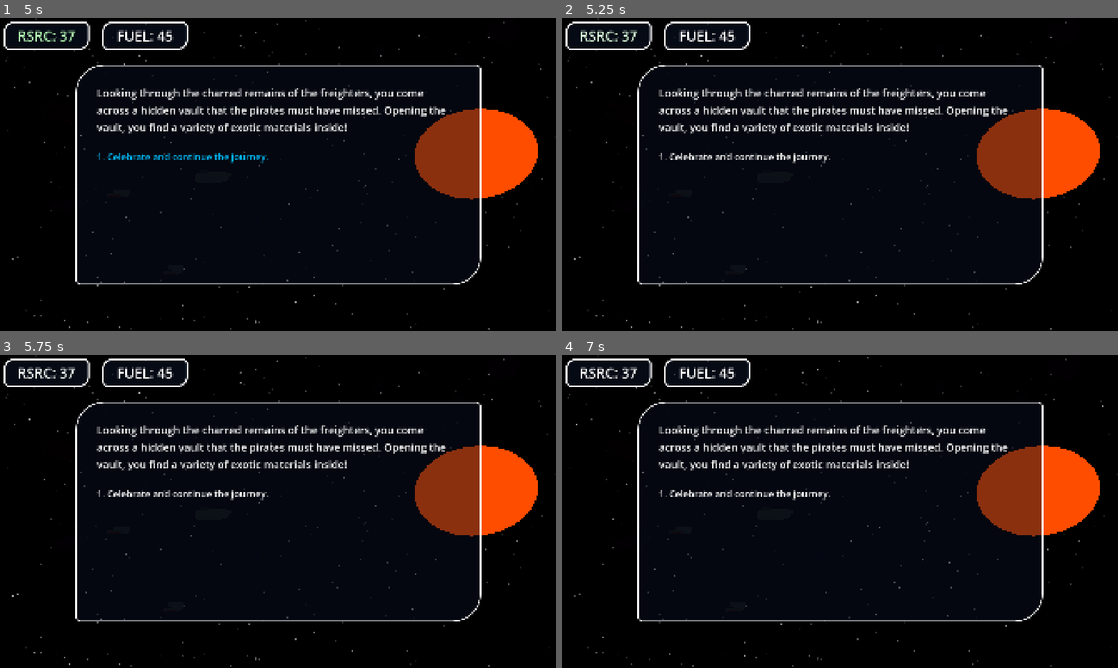
Above: before the commit, frames 1-4 (two rows, left to right).
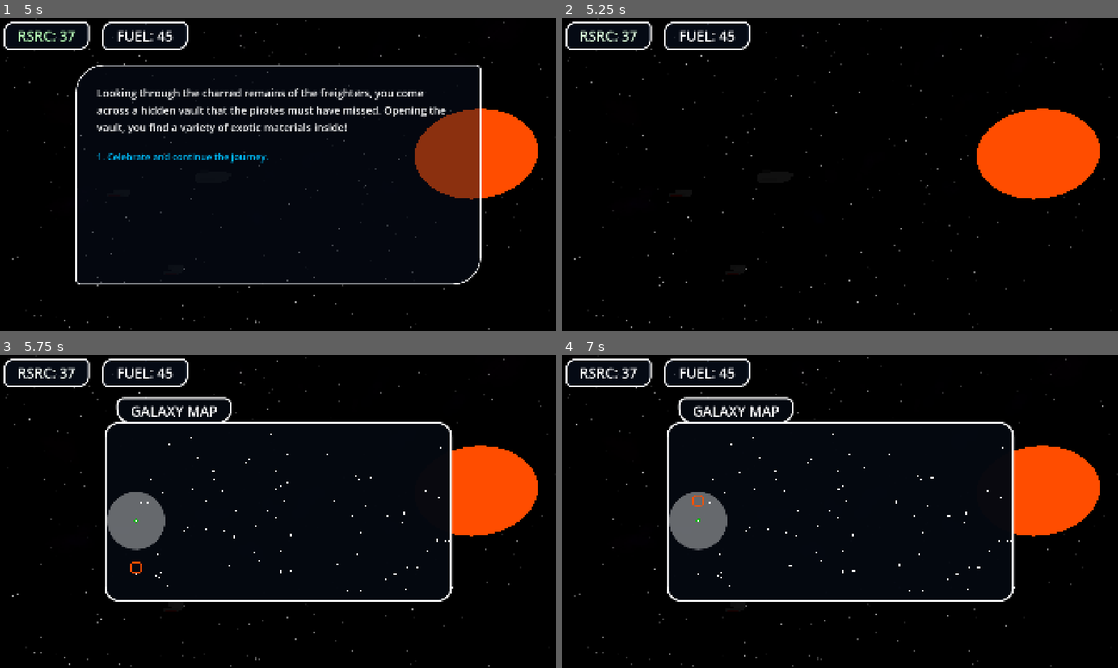
Above: after the commit, the same moments.

Repository: SidewaysFox/faster-than-faster-than-light
Game: Godot game, scene res://space.tscn
The game is run twice, just before and just after one commit, with the same random seed, the same clock (stepped at 60 frames per second) and the same inputs.
Inputs:
- Up to frame 1 (5 s): hold D (right1) 0.53-1.28 s; tap 1 (1) at 0.6, 3.05, 3.6 s; tap 4 (4) at 0.8, 1.35, 3.8, 4.35 s; hold S (down1) 1.28-2.03 s; tap B (A) at 1.55, 2.1, 4.55 s; hold D (right1) 2.03-2.78 s; tap , (D) at 2.3, 2.85 s; tap Enter at 2.75 s; hold W (up1) 2.78-3.53 s; hold A (left1) from 3.53 s (still down)
- Up to frame 2 (5.25 s): release A (left1) at 5.03 s; hold S (down1) from 5.03 s (still down); tap B (A) at 5.1 s
- Up to frame 3 (5.75 s): keep holding S (down1); tap , (D) at 5.3 s
- Up to frame 4 (7 s): release S (down1) at 5.78 s; hold D (right1) 5.78-6.53 s; tap , (D) at 5.85 s; tap 1 (1) at 6.05 s; hold W (up1) from 6.53 s (still down); tap Down (down2) at 6.6 s; tap 4 (4) at 6.8 s

Frame 1 is identical in both runs. In frame 2, 6.9% of the frame differs, in the area x 13-87%, y 15-86%; in frame 3, 9.9%, in the area x 13-87%, y 13-86%; in frame 4, 9.9%.
Error in both runs: Out of bounds get index '0' (on base: 'Array') (res://user_interface.gd:139)

Commit message:
working combate
Byeah

Diff:
--- a/faster-than-faster-than-light/global.gd
+++ b/faster-than-faster-than-light/global.gd
@@ -72,14 +72,14 @@
 		"Type": 0,
 		"Slots": 1,
 		"Damage": 1,
-		"Reload time": 6.0
+		"Reload time": 7.0
 	},
 	{
 		"Name": "Phasor 2",
 		"Type": 0,
 		"Slots": 2,
 		"Damage": 1,
-		"Reload time": 4.5
+		"Reload time": 5.0
 	},
 	{
 		"Name": "Phasor 3",
@@ -93,7 +93,6 @@
 
 func _ready() -> void:
 	# Establish the game
-	print("go")
 	var sector: int = 0
 	var system_id: int = 0
 	var starting_system: Array = [0, 800.0]
@@ -160,7 +159,19 @@
 	new_ship.team = 1
 	new_ship.type = type
 	new_ship.hull_strength = starship_base_stats[type]["Hull Strength"]
-	new_ship.hull = new_ship.hull_strength
+	new_ship.hull = starship_base_stats[type]["Hull Strength"]
 	new_ship.agility = starship_base_stats[type]["Agility"]
 	fleet.append(new_ship)
 	get_node("/root/Space/FriendlyShips").add_child(new_ship.duplicate())
+
+
+func create_enemy_ship(type: int) -> void:
+	var new_enemy: Node = starship.instantiate()
+	new_enemy.id = Global.get_new_ship_id()
+	new_enemy.team = -1
+	new_enemy.type = type
+	new_enemy.alignment = 3
+	new_enemy.hull_strength = starship_base_stats[type]["Hull Strength"]
+	new_enemy.hull = starship_base_stats[type]["Hull Strength"]
+	new_enemy.agility = starship_base_stats[type]["Agility"]
+	get_node("/root/Space/HostileShips").add_child(new_enemy)
--- a/faster-than-faster-than-light/space.gd
+++ b/faster-than-faster-than-light/space.gd
@@ -11,26 +11,38 @@
 var star_proximity: bool = false
 
 var pirate_fleets: Dictionary = {
-	"early": [
+	"start": [
 		[1, 1],
 		#[1, 2],
 		#[1, 3],
 		#[1, 4],
+		#[1, 5],
+		[1, 6],
+		#[1, 7],
 		#[3, 3],
+	],
+	"early": [
 		[1, 1, 1],
-		#[1, 1, 2],
+		[1, 1, 6],
+		#[1, 1, 1, 4],
+		#[1, 1, 2, 4],
+		[1, 1, 1, 1],
+		[1, 1, 1, 6],
+		[1, 1, 6, 6],
 	],
 	"middle": [
-		#[1, 1, 1, 4],
+		[1, 1, 1, 1, 1],
+		#[1, 1, 1, 4, 4],
+		[1, 1, 1, 1, 6],
 		#[1, 1, 2, 4],
-		#[1, 1, 1, 1],
-		#[1, 1, 1, 1, 1],
+		[1, 1, 1, 1, 1, 1],
+		[1, 1, 1, 1, 1, 6],
 	],
 	"late": [
 		#[1, 1, 1, 2, 2, 2, 3],
+		[1, 1, 1, 1, 1, 1, 1, 1],
 		#[1, 1, 1, 2, 2, 2, 3, 4],
 		#[1, 1, 2, 3, 3, 3, 3, 4],
-		#[1, 1, 1, 1, 1, 1, 1, 1],
 	]
 }
 
@@ -44,12 +56,14 @@
 		for ship in Global.fleet:
 			$FriendlyShips.add_child(ship.duplicate())
 
-	if Global.galaxy_data[Global.current_system]["position"].x > 2200:
+	if Global.galaxy_data[Global.current_system]["position"].x > 2400:
 		system_stage = "late"
-	elif Global.galaxy_data[Global.current_system]["position"].x > 1100:
+	elif Global.galaxy_data[Global.current_system]["position"].x > 1600:
 		system_stage = "middle"
+	elif Global.galaxy_data[Global.current_system]["position"].x > 800:
+		system_stage = "early"
 	else:
-		system_stage = "early"
+		system_stage = "start"
 
 	# Pass information to the BGStar GLSL script
 	$BGStars.material_override.set_shader_parameter("seed", randf_range(0.01, 100.0))
@@ -79,7 +93,6 @@
 		$Background.get_node("MainStar" + str(i + 1)).position = Vector3(x, y, z)
 		if ($Background.get_node("MainStar" + str(i + 1)).mesh.radius / 2) / Vector3(x, y, z).distance_to(Vector3.ZERO) > 0.21:
 			star_proximity = true
-		print(($Background.get_node("MainStar" + str(i + 1)).mesh.radius / 2) / Vector3(x, y, z).distance_to(Vector3.ZERO))
 	# Create nebulae
 	var nebula_pos: Vector3
 	var nebula_colour: Color = Color(randf_range(0.1, 1.0), randf_range(0.1, 1.0), randf_range(0.1, 1.0))
@@ -115,12 +128,7 @@
 		system_properties.append("enemy presence")
 		var enemy_fleet: Array = pirate_fleets[system_stage].pick_random()
 		for ship in enemy_fleet:
-			var new_enemy: Node = starship.instantiate()
-			new_enemy.id = Global.get_new_ship_id()
-			new_enemy.team = -1
-			new_enemy.type = ship
-			new_enemy.alignment = 3
-			$HostileShips.add_child(new_enemy)
+			Global.create_enemy_ship(ship)
 	if star_proximity:
 		system_properties.append("star proximity")
 
@@ -134,6 +142,14 @@
 	else:
 		%UserInterface.show()
 
+	if Global.in_combat:
+		if $FriendlyShips.get_child(0).hull <= 0:
+			Global.in_combat = false
+			# Lose the game
+		if $HostileShips.get_child_count() < 1:
+			Global.in_combat = false
+			# Win the encounter
+
 
 # Start warp animations
 func commence_warp() -> void:
--- a/faster-than-faster-than-light/starship.gd
+++ b/faster-than-faster-than-light/starship.gd
@@ -3,14 +3,14 @@
 
 @export_category("Properties")
 ## The starship's ID, used to identify it in data storage
-@export var id: int = 0
+@export var id: int
 ## What team the starship is on
-@export var team: int = 0
+@export var team: int
 # -1: Hostile
 # 0: Neutral
 # 1: Friendly
 ## The starship's type
-@export var type: int = 0
+@export var type: int
 # 0: Command ship
 # 1: Fighter
 # 2: Shield
@@ -22,7 +22,7 @@
 # 8: Drone fighter
 # 9: Drone repair
 ## The starship's alignment
-@export var alignment: int = 0
+@export var alignment: int
 # 0: Federation
 # 1: Civilian
 # 2: Rebel
@@ -30,13 +30,14 @@
 ## The starship's name
 @export var ship_name: String = "Starship"
 ## The starship's current level
-@export var level: int = 1
+@export var level: int
 ## The starship's maximum hull points
-@export var hull_strength: int = 6
+@export var hull_strength: int
 ## The starship's chance to avoid enemy weapons
-@export var agility: float = 0.2
+@export var agility: float
 ## The starship's currently active weapons
 @export var weapons: Array[int] = [0]
+@export_category("Misc")
 ## Ship meshes
 @export var meshes: Array[PackedScene] = []
 
@@ -46,7 +47,8 @@
 
 # Variables
 @onready var main: Node = get_node("/root/Space")
-var hull: int = 6
+@export_category("Bugfixing")
+@export var hull: int # WHY DOES THIS NEED TO BE EXPORTED
 var target: Node
 var jumping: bool = true
 var jump_mode: int = -1
@@ -80,6 +82,7 @@
 
 func _process(delta: float) -> void:
 	if hull <= 0:
+		await get_tree().create_timer(0.1).timeout
 		queue_free()
 
 	if type == 1:
@@ -122,10 +125,8 @@
 
 # Find a way to ensure ships don't fire on the exact same frame
 func _weapon_fire(firing: int) -> void:
-	var weapon_info = Global.weapon_list[weapons[firing]]
+	var weapon_info: Dictionary = Global.weapon_list[weapons[firing]]
 	if weapon_info["Type"] == 0:
+		if target == null:
+			new_target()
 		target.hull -= weapon_info["Damage"]
-		print(target.hull)
-		if target.hull <= 0:
-			await get_tree().create_timer(0.5)
-			new_target()
--- a/faster-than-faster-than-light/user_interface.gd
+++ b/faster-than-faster-than-light/user_interface.gd
@@ -132,7 +132,7 @@
 			current_dialogue_selection -= 1
 		if Input.is_action_just_pressed("down1") or Input.is_action_just_pressed("down2"):
 			current_dialogue_selection += 1
-		clamp(current_dialogue_selection, 0, max_option)
+		current_dialogue_selection = clampi(current_dialogue_selection, 1, max_option)
 		# Select
 		if Input.is_action_just_pressed("1") or Input.is_action_just_pressed("A"):
 			var args: Array = []
@@ -181,7 +181,7 @@
 				n += 1
 			%Cursor.position = lerp(%Cursor.position, %Cursor.get_overlapping_areas()[closest_token[0]].position, 0.2)
 			# Warping input
-			if (Input.is_action_just_pressed("1") or Input.is_action_just_pressed("A")) and in_warp_range and Global.fuel >= len(Global.fleet):
+			if (Input.is_action_just_pressed("1") or Input.is_action_just_pressed("A")) and in_warp_range and closest_token[2] != Global.current_system and Global.fuel >= len(Global.fleet):
 				galaxy_map_showing = false
 				Global.fuel -= len(Global.fleet)
 				_quantity_change(1, false)
